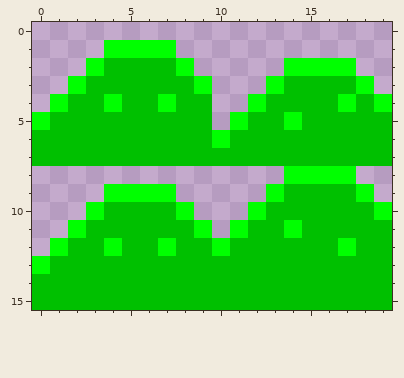
One commit to this pixel-art sprite: core/assets/blob.png. Above, as it was before the edit.
The file is 20x16 pixels.
After:
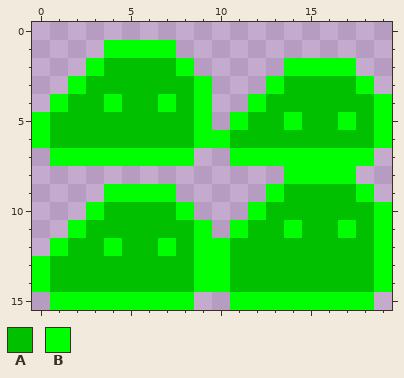
Palette (. is transparent): A #00c000  B #00ff00
Edits made:
@@ x 0..19 @@
  3 ..BAAAAAAB...BAAAAB.
- 4 .BAABAABAA..BAAAABAB
- 5 BAAAAAAAAA.BAABAAAAA
- 6 AAAAAAAAAABAAAAAAAAA
- 7 AAAAAAAAAAAAAAAAAAAA
+ 4 .BAABAABAB..BAAAAAAB
+ 5 BAAAAAAAAB.BAABAABAB
+ 6 BAAAAAAAABBAAAAAAAAB
+ 7 .BBBBBBBB..BBBBBBBB.
  8 ..............BBBB..
@@ x 0..19 @@
 10 ...BAAAAB...BAAAAAAB
-11 ..BAAAAAAB.BAABAAAAA
-12 .BAABAABAABAAAAAABAA
-13 BAAAAAAAAAAAAAAAAAAA
-14 AAAAAAAAAAAAAAAAAAAA
-15 AAAAAAAAAAAAAAAAAAAA
+11 ..BAAAAAAB.BAABAABAB
+12 .BAABAABABBAAAAAAAAB
+13 BAAAAAAAABBAAAAAAAAB
+14 BAAAAAAAABBAAAAAAAAB
+15 .BBBBBBBB..BBBBBBBB.
Changed places in both pictures, as pixel boxes (x1, y1, x2, y2):
changed: (32, 94, 392, 310)
